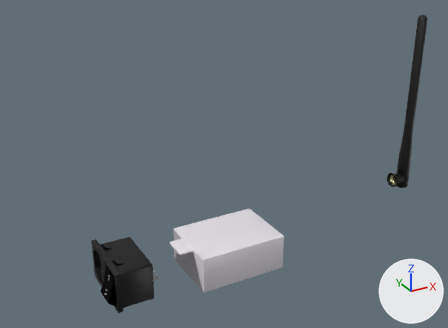
One commit to the glTF model public/assets/models/collections/details-box.glb: the scene before it, then after it.
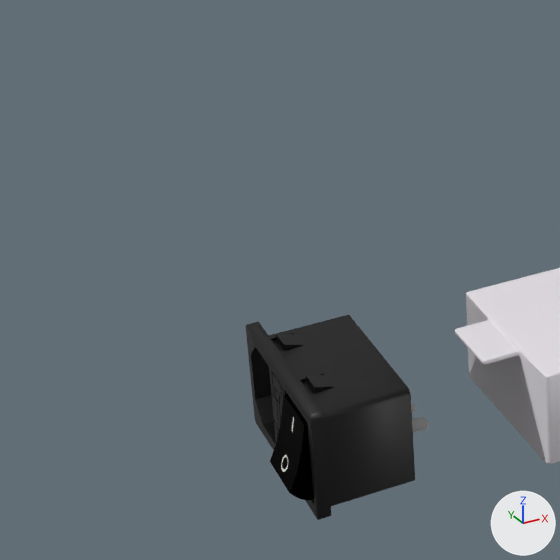
Each version is shown whole from a camera (50 mm lens) standing at (-0.2205, -0.3535, 0.222) and looking at (-0.0275, -0.0026, 0.0465), then close up on the part from 0% to 46% of the width and 36% to 100% of the height. Arrows for +X, +Y and +Z are at lower right; the lights stay in place. The first two pictures are the older version. Where no turn or scale is listed for an object, it has been applied to the vertices.

The scene before the commit, as lines of its bpy script (objects in view):
```python
me_c14_combo_socket__ac_14_f16__v1 = bpy.data.meshes.new('C14 Combo Socket (AC-14-F16) v1')
me_c14_combo_socket__ac_14_f16__v1.from_pydata(...)  # 1192 vertices, 2380 faces; spans x -0.0089..0.029, y -0.025..0.025, z -0.0153..0.0153
# faces by material slot: [1984, 108, 141, 147]
me_c14_combo_socket__ac_14_f16__v1.materials.append(mat_black_plastic)  # black #000000
me_c14_combo_socket__ac_14_f16__v1.materials.append(mat_mat_1)  # light grey #cbcbcb
me_c14_combo_socket__ac_14_f16__v1.materials.append(mat_mat_2)  # white #f6f6f3
me_c14_combo_socket__ac_14_f16__v1.materials.append(mat_mat_3)  # black #020000
me_cube_001 = bpy.data.meshes.new('Cube.001')
me_cube_001.from_pydata(...)  # 240 vertices, 476 faces; spans x -0.0532..0.0229, y -0.0245..0.0245, z -0.0176..0.0092
me_cube_001.materials.append(mat_wago_001)  # white #e6e1e7
ob_block = bpy.data.objects.new('Block', me_cube_001)
ob_block.location = (-0.0173, -0.0084, -0.0147)
ob_c14_combo_socket__ac_14_f16__v1 = bpy.data.objects.new('C14 Combo Socket (AC-14-F16) v1', me_c14_combo_socket__ac_14_f16__v1)
ob_c14_combo_socket__ac_14_f16__v1.location = (-0.1159, 0.0, -0.0183)
```
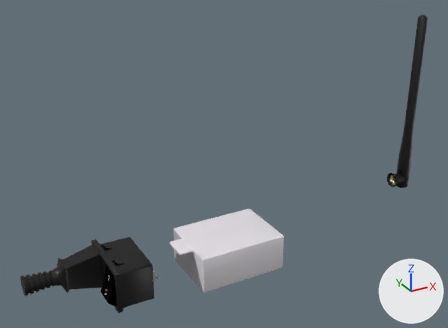
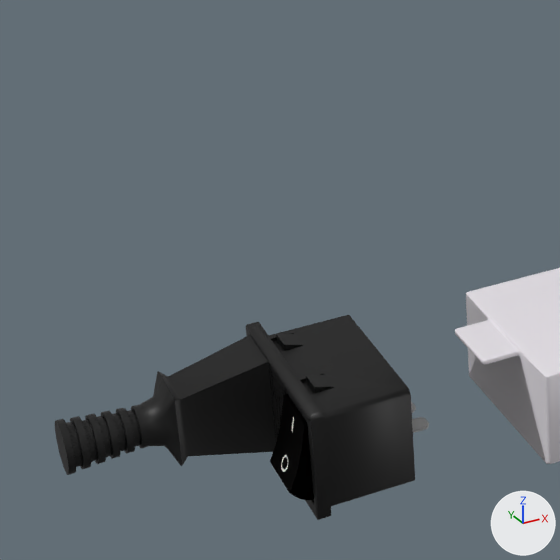
Boxes [x1, y1, x2, y2] around the edits, measured in the close-ups (560 x 560 px):
'Object_0.002', added: after [55, 335, 276, 475]

The edits, one by one:
Material 'Copper.001' (mat_copper_001) is new.
Its base color is (0.27, 0.0595, 0.0) (brown #8e4500).
Its metallic is 1.0.
Mesh me_object_0_002 is new.
It has 1097 vertices, 1101 faces and spans x -0.0541..0.0165, y 0.0025..0.0182, z 0.049..0.0767.
Faces by material slot: [1061, 40].
It uses material mat_black_plastic (black #000000).
It uses material mat_copper_001 (brown #8e4500).
Object 'Object_0.002' (ob_object_0_002) is new; it shows me_object_0_002.
Its location is (-0.1168, 0.0033, -0.0811).
